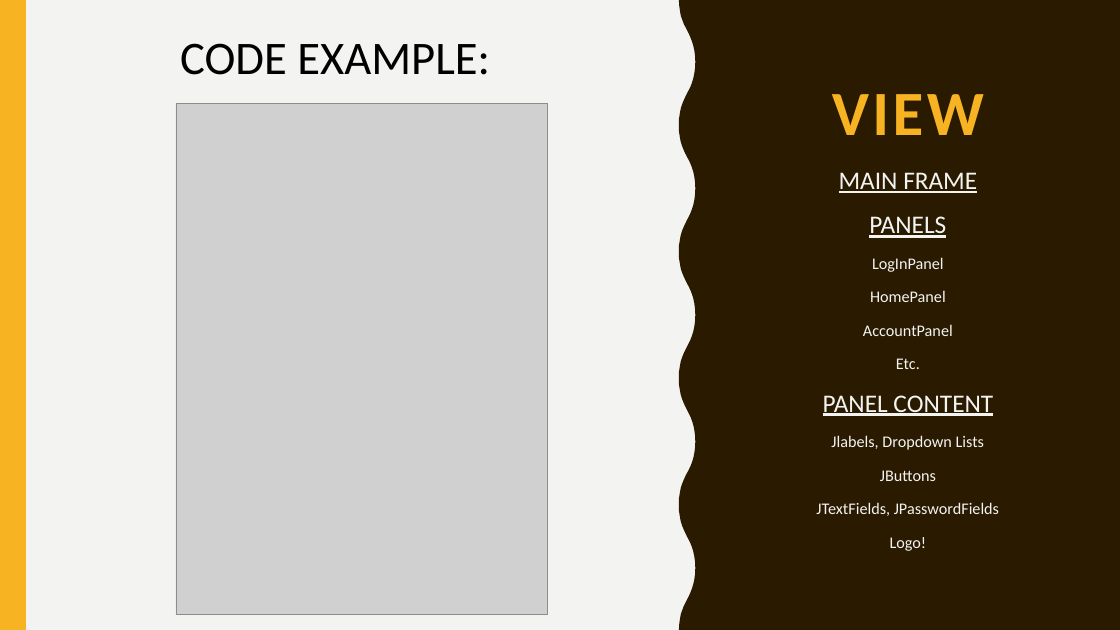
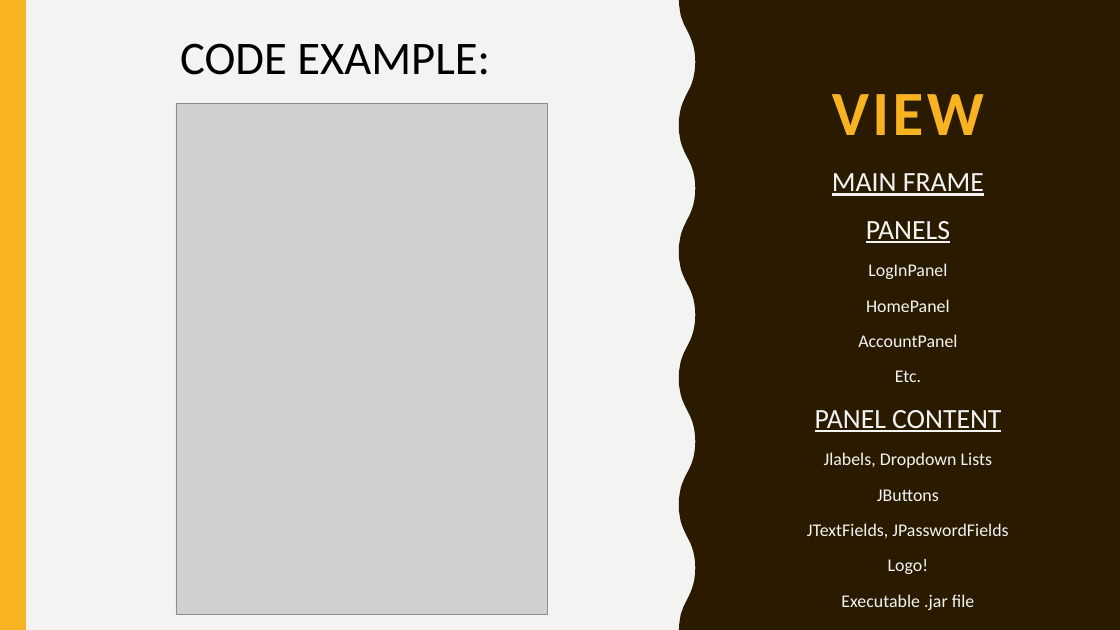
Before and after one commit to courtneyappel/EWP, a slide deck: slide 6 of MVC (1).pptx. Drawn at 1120x630 pixels with LibreOffice and Linux fonts; fonts in the diff are those of the drawing; grey boxes stand for pictures. Boxes give left, top, right and bottom in pixels: in the first picture for what was removed or moved away, otherwise in the second. Text is boxed around its words. In the diff, an @@ line names an element or a change of style, - is before the commit and + after.

Commit message:
ppt and gant

```diff
--- a/MVC (1).pptx
+++ b/MVC (1).pptx
@@ text at [807,173,1008,574]: size 21.7 to 23.8 pt in "MAIN FRAME", "PANELS", "PANEL CONTENT"; size 13.9 to 15.3 pt in "LogInPanel", "HomePanel", "AccountPanel", "Etc." and 4 more places @@
@@ text at [841,594,974,610]: paragraph added @@
+Executable .jar file
```
Also in this commit, not shown: 3 other files.
